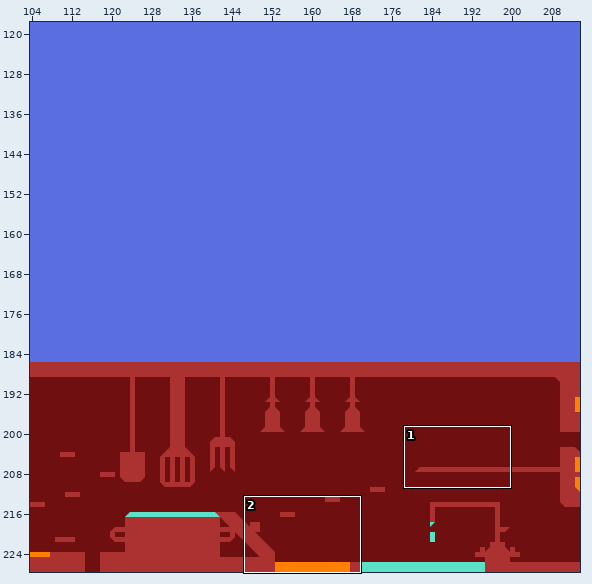
Level history. Tiled map: ETPA2122_CRJVB1A_Platformer_OsborneSebastien/map.tmx. Above, an overview of the earlier version with the close-up marked.
Close-up. As it was:
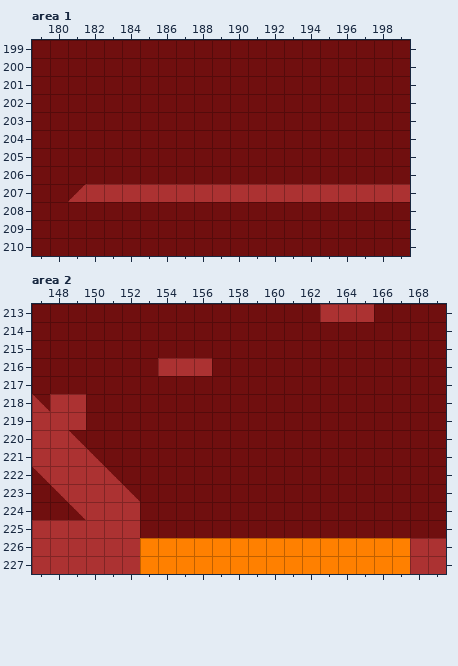
Cells are 32x32 px. Shown: area 1 x 179..199, y 199..210; area 2 x 147..169, y 213..227. The commit also changed other parts of the map, which this record leaves out.
After:
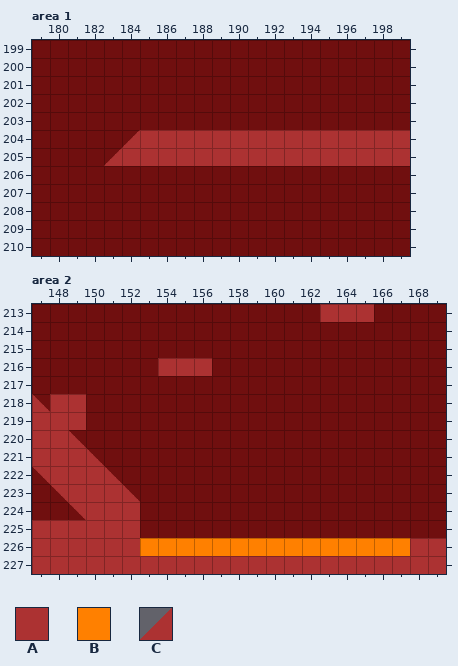
Key: from "block": A 0, B 3, C 5.
_ is an empty cell.
Diff:
{"where": "layer \"ground\", area 1"}
{"y":204,"x":184,"old":"________________","new":"CAAAAAAAAAAAAAAA"}
{"y":205,"x":183,"old":"_________________","new":"CAAAAAAAAAAAAAAAA"}
{"y":207,"x":181,"old":"CAAAAAAAAAAAAAAAAAA","new":"___________________"}
{"where": "layer \"hot\", area 2"}
{"y":227,"x":153,"old":"BBBBBBBBBBBBBBB","new":"_______________"}
{"label":"added","picture_box":[104,130,410,166]}
{"label":"removed","picture_box":[68,184,410,202]}
{"label":"removed","picture_box":[140,556,410,574]}
